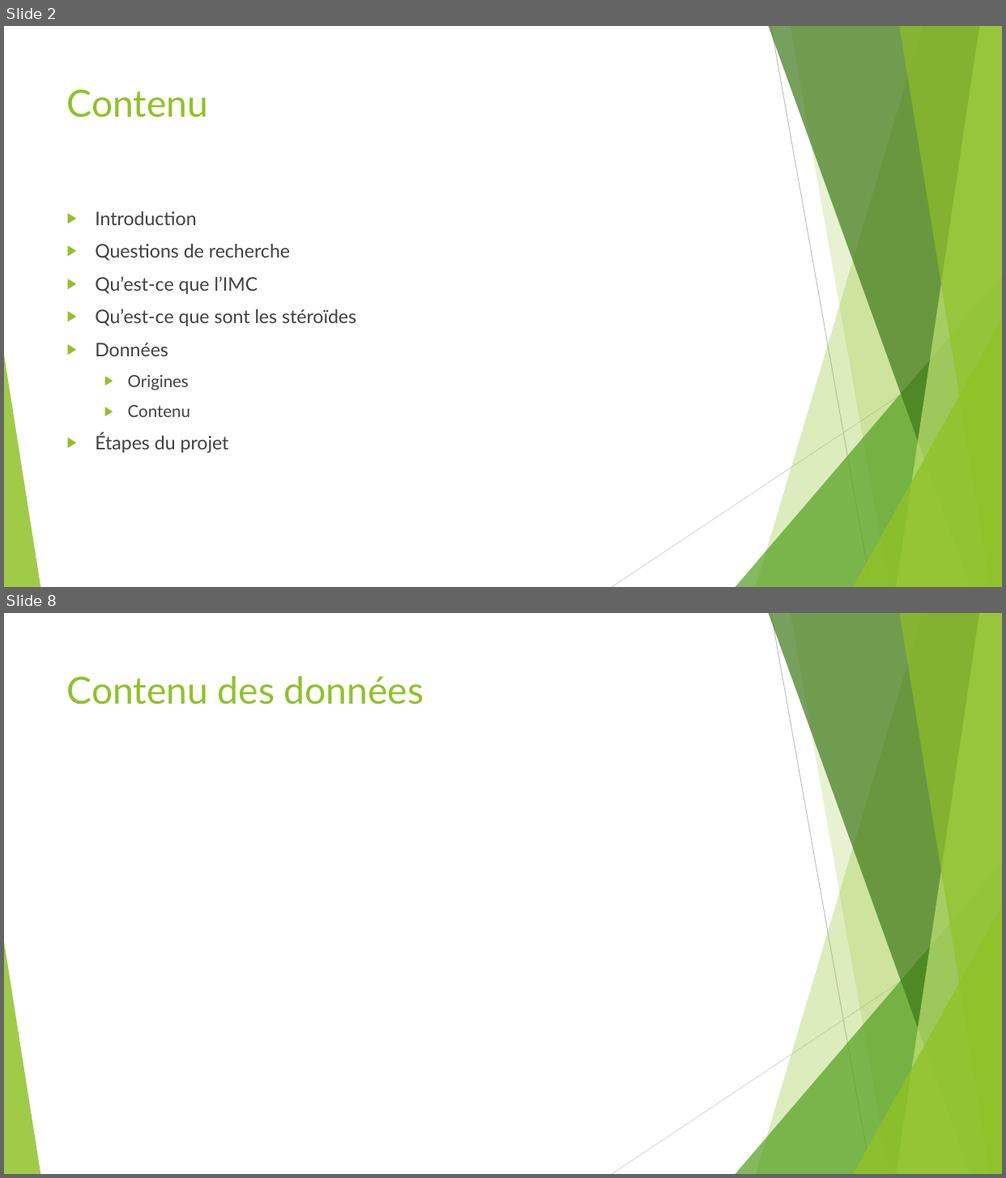
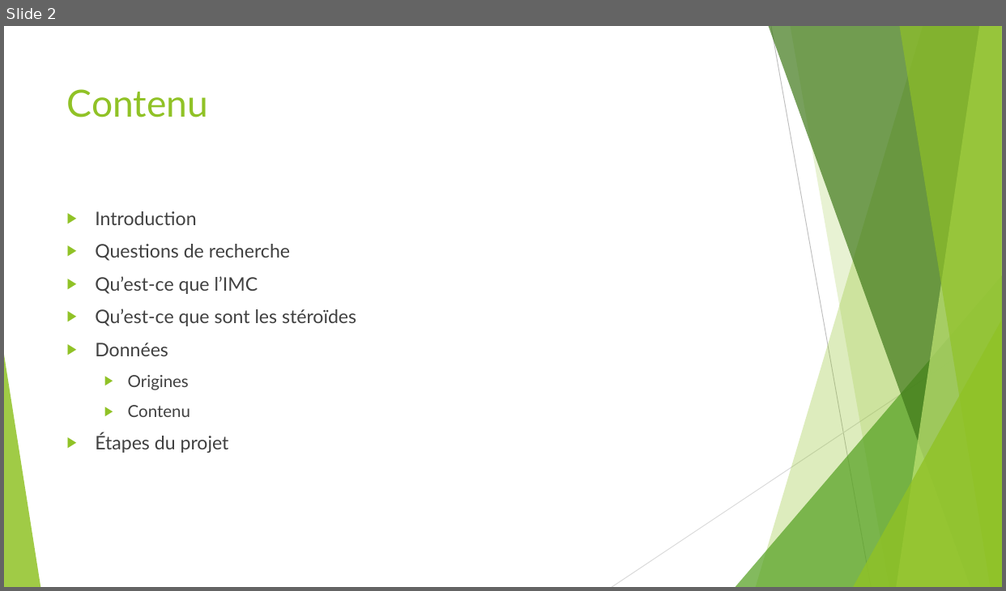
Before and after one commit to simon-baehler/LFA-Steroide, a slide deck: Presentations/Intermediaire/LFA_Baehler_Schowing_Intermédiaire.pptx. Shown one above the other, each under a label of ours: slides 2 and 8 before the commit, slide 2 after it; the slides between them are not shown. The pictures are 1006x1178 and 1006x591 pixels, drawn with LibreOffice and Linux fonts; fonts in the diff are those of the drawing. Boxes give left, top, right and bottom in pixels: in the first picture for what was removed or moved away, otherwise in the second. Text is boxed around its words. In the diff, an @@ line names an element or a change of style, - is before the commit and + after.

```diff
--- a/Presentations/Intermediaire/LFA_Baehler_Schowing_Intermédiaire.pptx
+++ b/Presentations/Intermediaire/LFA_Baehler_Schowing_Intermédiaire.pptx
@@ slide 8 removed at (4, 613, 1002, 1174), background #FFFFFF; not listed: 10 template elements that a slide beside it also shows @@
@@ title removed at (67, 676, 424, 705) @@
-Contenu des données
```
Also in this commit, not shown: 4 slides changed, 6 slides added, 2 other slides removed.
